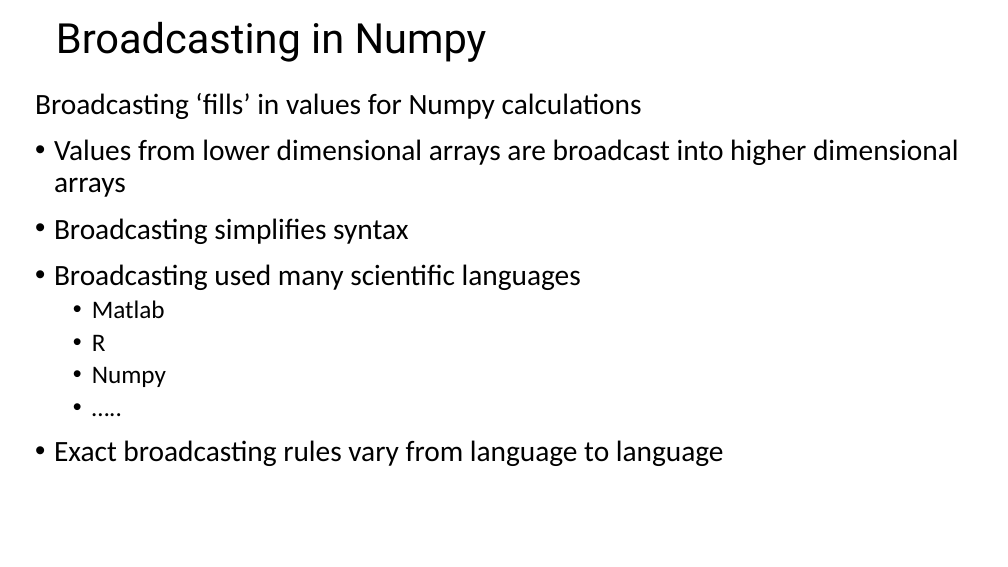
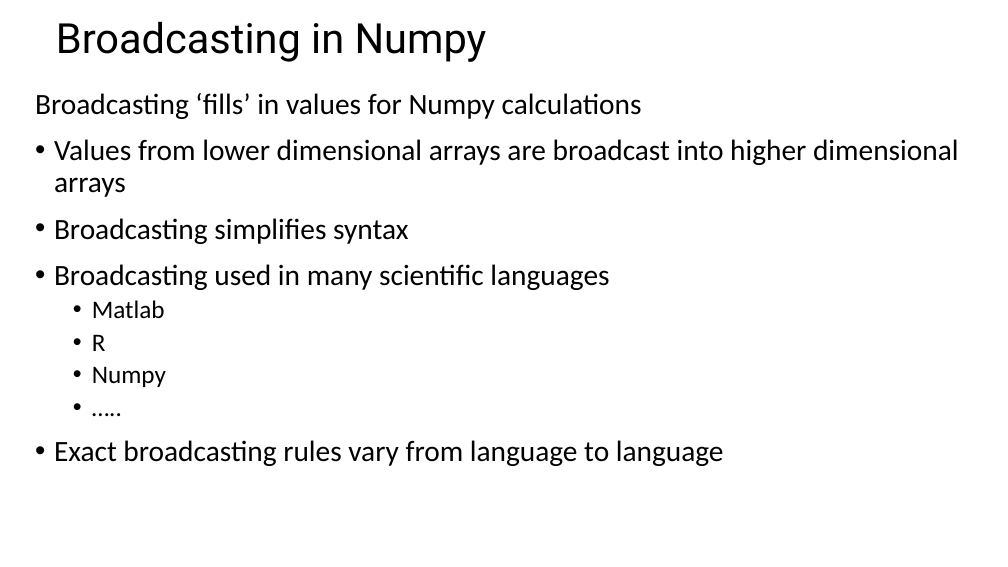
Before and after one commit to StephenElston/CSCI-E-108, a slide deck: slide 29 of SupplementaryMaterials/ReviewOfLinearAlgebra.pptx. Drawn at 1008x567 pixels with LibreOffice and Linux fonts; fonts in the diff are those of the drawing. Boxes give left, top, right and bottom in pixels: in the first picture for what was removed or moved away, otherwise in the second. Text is boxed around its words. In the diff, an @@ line names an element or a change of style, - is before the commit and + after.

Commit message:
Minor improvements to linear algebra slide deck

```diff
--- a/SupplementaryMaterials/ReviewOfLinearAlgebra.pptx
+++ b/SupplementaryMaterials/ReviewOfLinearAlgebra.pptx
@@ text at bbox=[54, 264, 609, 290]: text changed @@
-• Broadcasting used many scientific languages
+• Broadcasting used in many scientific languages
```
